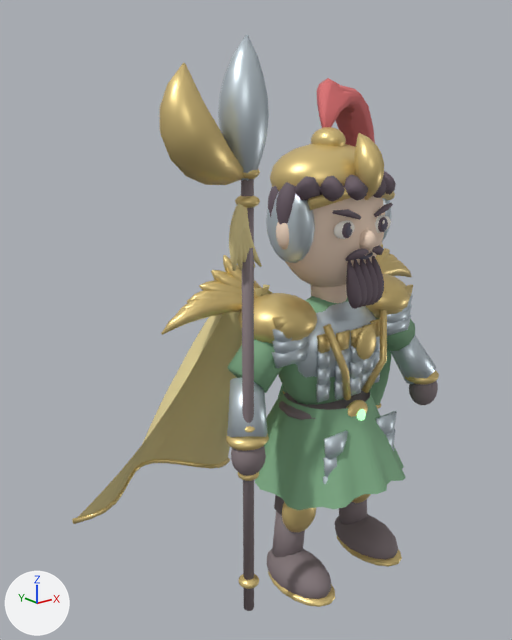
What one commit did to the glTF model samkok/web/models/44-e3.glb.
Before and after are seen from a camera (50 mm lens) standing at (-3.1, -3.13, 3.22) and looking at (-0.26, 0.42, 1.8). The lights are fixed; the arrows at lower left show +X, +Y and +Z. The picture after the commit comes second.

Names of what the first picture shows: '44_T3_Emerald Elder_Mesh'.
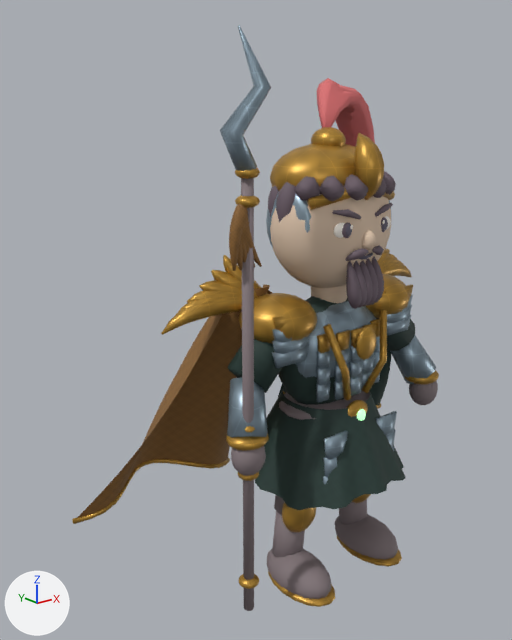
What changed in the scene script:
```text
Change mat_antique_gold_002:
    where n0 = _N.new('ShaderNodeBsdfPrincipled'); n0.name = 'Principled BSDF'
    remove n0.inputs[0].default_value = (0.788, 0.604, 0.247, 1.0)  # 'Base Color', yellow #e6cc88
    add n2 = _N.new('ShaderNodeTexImage'); n2.name = 'Image Texture'
    add n2.image = img_engraved_c99a3f
    add n3 = _N.new('ShaderNodeNormalMap'); n3.name = 'Normal Map'
    add n3.uv_map = 'UVMap'
    add n3.inputs[0].default_value = 0.45  # 'Strength'
    add n4 = _N.new('ShaderNodeTexImage'); n4.name = 'Image Texture.001'
    add n4.image = img_surface_normal_false
    add _L.new(n2.outputs[0], n0.inputs[0])  # 'Color' to 'Base Color'
    add _L.new(n3.outputs[0], n0.inputs[5])  # 'Normal' to 'Normal'
    add _L.new(n4.outputs[0], n3.inputs[1])  # 'Color' to 'Color'
Change mat_steel_002:
    where n0 = _N.new('ShaderNodeBsdfPrincipled'); n0.name = 'Principled BSDF'
    remove n0.inputs[0].default_value = (0.604, 0.686, 0.741, 1.0)  # 'Base Color', light grey #ccd8df
    add n2 = _N.new('ShaderNodeTexImage'); n2.name = 'Image Texture'
    add n2.image = img_engraved_9aafbd
    add n3 = _N.new('ShaderNodeNormalMap'); n3.name = 'Normal Map'
    add n3.uv_map = 'UVMap'
    add n3.inputs[0].default_value = 0.45  # 'Strength'
    add n4 = _N.new('ShaderNodeTexImage'); n4.name = 'Image Texture.001'
    add n4.image = img_surface_normal_false
    add _L.new(n2.outputs[0], n0.inputs[0])  # 'Color' to 'Base Color'
    add _L.new(n3.outputs[0], n0.inputs[5])  # 'Normal' to 'Normal'
    add _L.new(n4.outputs[0], n3.inputs[1])  # 'Color' to 'Color'
Add mat_silk_263f39_002:
    mat_silk_263f39_002 = bpy.data.materials.new('Silk 263f39.002')
    # uses the picture img_surface_normal_true
    # uses the picture img_weave_263f39
Add mat_accent_986c35_002:
    mat_accent_986c35_002 = bpy.data.materials.new('Accent 986c35.002')
    # uses the picture img_surface_normal_true
    # uses the picture img_weave_986c35
Change me_44_t3_emerald_elder_mesh:
    remove me_44_t3_emerald_elder_mesh.from_pydata(...)  # 11890 vertices, 21832 faces; spans x -1.5..1.5, y -0.56..0.97, z 0.02..3.51
    add me_44_t3_emerald_elder_mesh.from_pydata(...)  # 11802 vertices, 21664 faces; spans x -1.5..1.5, y -0.56..0.97, z 0.02..3.55
    me_44_t3_emerald_elder_mesh part 1: the loose piece of 54 vertices spanning x -0.96..-0.69, y -0.3..-0.06, z 2.78..3.51 is rebuilt with 40 vertices and now spans x -0.96..-0.66, y -0.24..-0.12, z 2.83..3.55
    me_44_t3_emerald_elder_mesh part 2: 320 vertices moved from x -0.38..0.38, y -0.29..0.29, z 2.08..2.86 to x -0.43..0.43, y -0.31..0.31, z 2.08..2.86; 74 vertices removed from x -1.31..0.27, y -0.32..-0.04, z 2.25..3.37; 20 vertices added at x -0.3..0.3, y -0.3..-0.21, z 2.25..2.55
    me_44_t3_emerald_elder_mesh part 3: 1106 faces spanning x -0.78..1.49, y -0.56..0.95, z 0.55..2.13 switch from mat_silk_396f40_002 (green #82b089) to mat_silk_263f39_002
    me_44_t3_emerald_elder_mesh part 4: 850 faces spanning x -1.49..-0.2, y -0.22..0.95, z 0.55..2.75 switch from mat_accent_ccad52_002 (beige #e7d79a) to mat_accent_986c35_002
    other edits to the shape of me_44_t3_emerald_elder_mesh do not show in these pictures
```

Location of each change, [x1, y1, x2, y2] in pixels of the pictures (512 x 640 px; the box of a moved part takes in the faces that stretch with it):
'44_T3_Emerald Elder_Mesh', surface changed, reshaped (darker): before [72, 35, 439, 611]; after [72, 25, 439, 611]
part 1 of me_44_t3_emerald_elder_mesh, rebuilt: before [218, 35, 269, 181]; after [220, 25, 271, 171]
part 2 of me_44_t3_emerald_elder_mesh, moved or reshaped: before [160, 63, 385, 287]; after [270, 194, 391, 288]
part 3 of me_44_t3_emerald_elder_mesh, recoloured (darker): [228, 296, 415, 510] in both
part 4 of me_44_t3_emerald_elder_mesh, recoloured (beige to brown): [77, 203, 272, 518] in both
